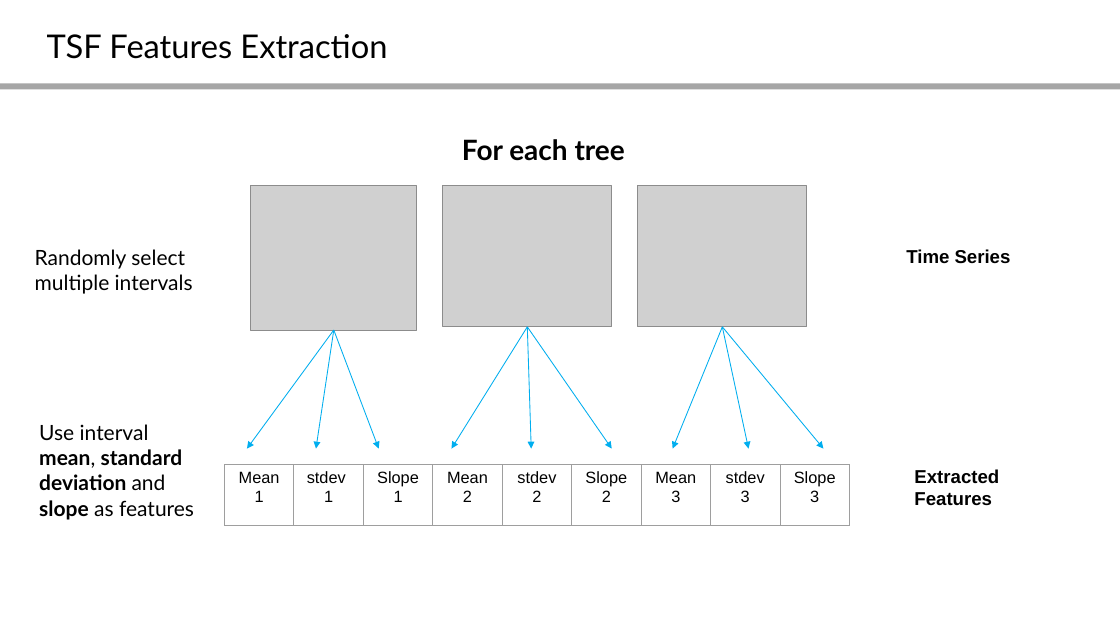
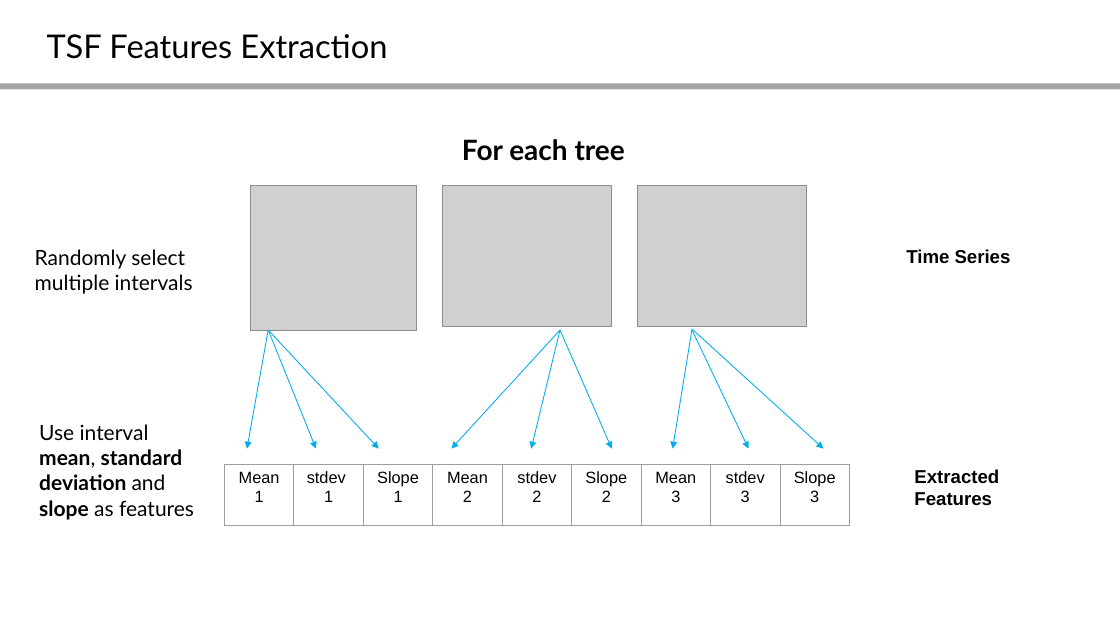
Before and after one commit to aeon-toolkit/aeon-tutorials, a slide deck: slide 8 of KDD-2024/Slides/part5_interval_based.pptx. Drawn at 1120x630 pixels with LibreOffice and Linux fonts; fonts in the diff are those of the drawing; grey boxes stand for pictures. Boxes give left, top, right and bottom in pixels: in the first picture for what was removed or moved away, otherwise in the second. Text is boxed around its words. In the diff, an @@ line names an element or a change of style, - is before the commit and + after.

Commit message:
update

```diff
--- a/KDD-2024/Slides/part5_interval_based.pptx
+++ b/KDD-2024/Slides/part5_interval_based.pptx
@@ arrow moved from (723, 327) - (673, 449) to (692, 329) - (673, 449) @@
@@ arrow moved from (723, 327) - (823, 449) to (692, 329) - (823, 449) @@
@@ arrow moved from (334, 330) - (247, 449) to (268, 330) - (247, 449) @@
@@ arrow moved from (334, 330) - (316, 449) to (268, 330) - (316, 449) @@
@@ arrow moved from (334, 330) - (379, 449) to (268, 330) - (379, 449) @@
@@ arrow moved from (528, 327) - (451, 449) to (560, 330) - (451, 449) @@
@@ arrow moved from (528, 327) - (531, 449) to (560, 330) - (531, 449) @@
@@ arrow moved from (528, 327) - (612, 449) to (560, 330) - (612, 449) @@
@@ arrow moved from (723, 327) - (749, 449) to (692, 330) - (749, 449) @@
```
Also in this commit, not shown: 1 other slide changed.
